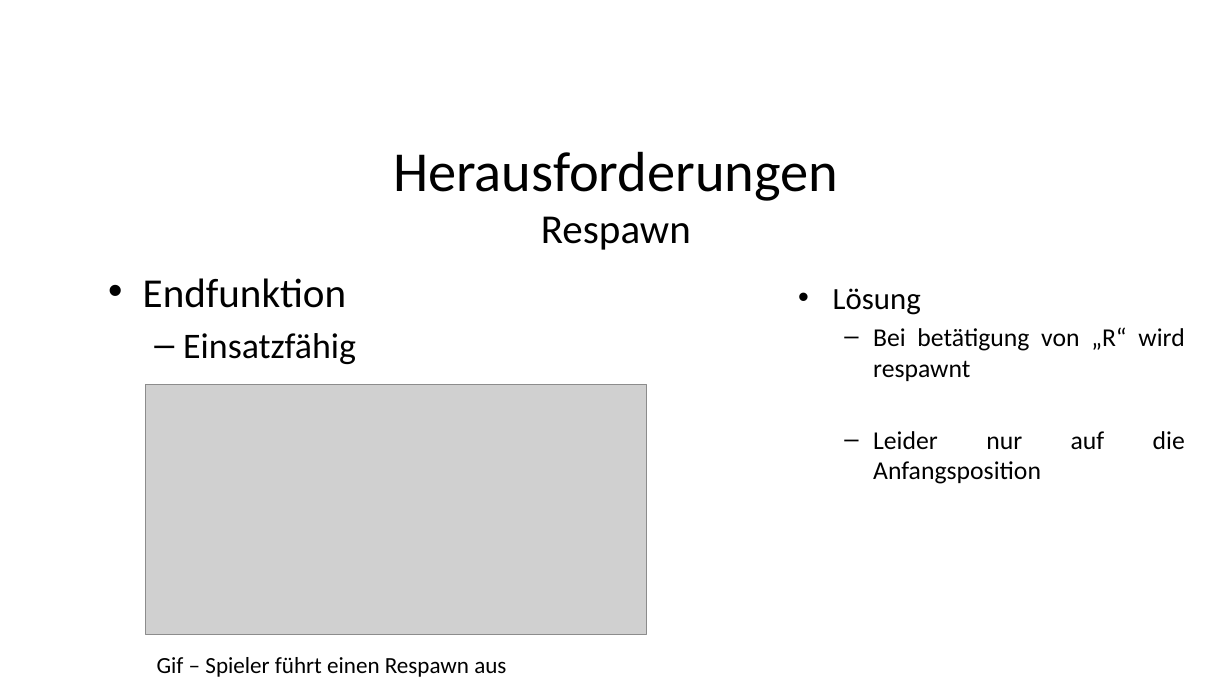
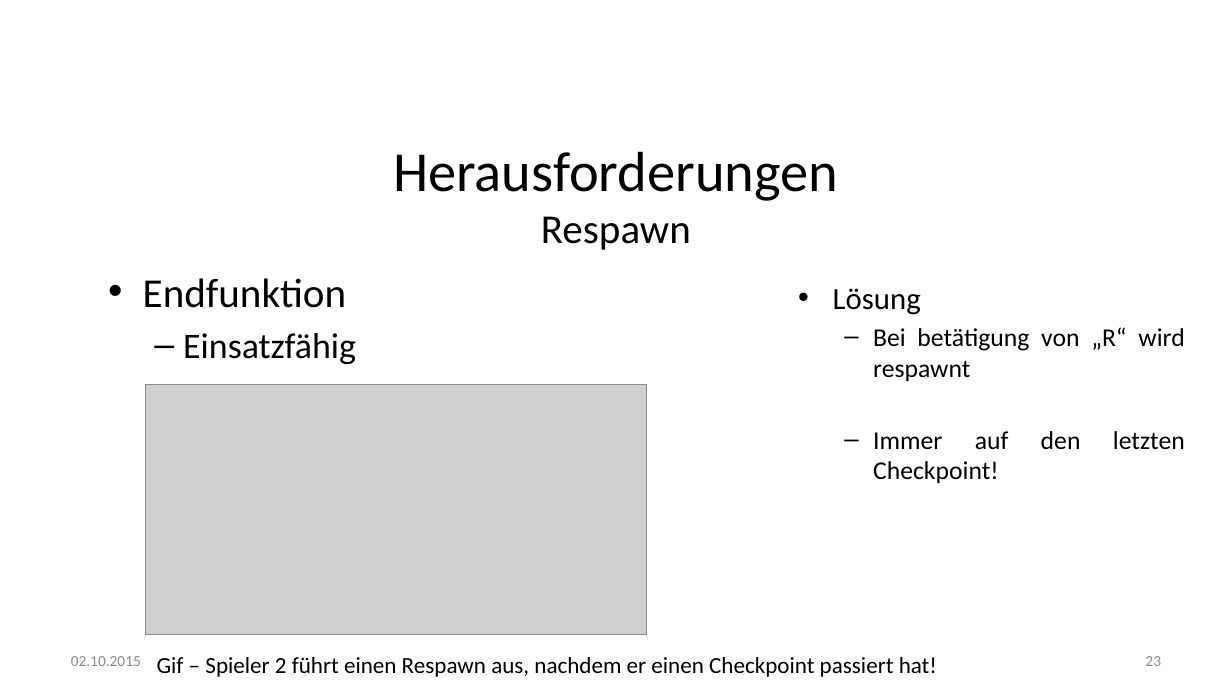
Before and after one commit to fdai3905/GDV2015, a slide deck: slide 23 of final/GDV - Finale Präsentation V0.9.pptx (slide 17 before the commit). Drawn at 1232x693 pixels with LibreOffice and Linux fonts; fonts in the diff are those of the drawing; grey boxes stand for pictures; background and template pictures are left out. Boxes give left, top, right and bottom in pixels: in the first picture for what was removed or moved away, otherwise in the second. Text is boxed around its words. In the diff, an @@ line names an element or a change of style, - is before the commit and + after.

```diff
--- a/final/GDV - Finale Präsentation V0.9.pptx
+++ b/final/GDV - Finale Präsentation V0.9.pptx
@@ text at (x1=873, y1=431, x2=1185, y2=450): text changed @@
-  – Leider nur auf die Anfangsposition
+  – Immer auf den letzten Checkpoint!
@@ text added at (x1=71, y1=656, x2=141, y2=666), 12 pt, text #8C8C8C @@
+02.10.2015
@@ text at (x1=157, y1=657, x2=937, y2=677): text changed @@
-Gif – Spieler führt einen Respawn aus
+Gif – Spieler 2 führt einen Respawn aus, nachdem er einen Checkpoint passiert hat!
@@ page number added at (x1=1145, y1=656, x2=1161, y2=666), 12 pt, text #8C8C8C @@
+23
```
Also in this commit, not shown: 31 other slides changed, 7 slides added, 44 other files.
